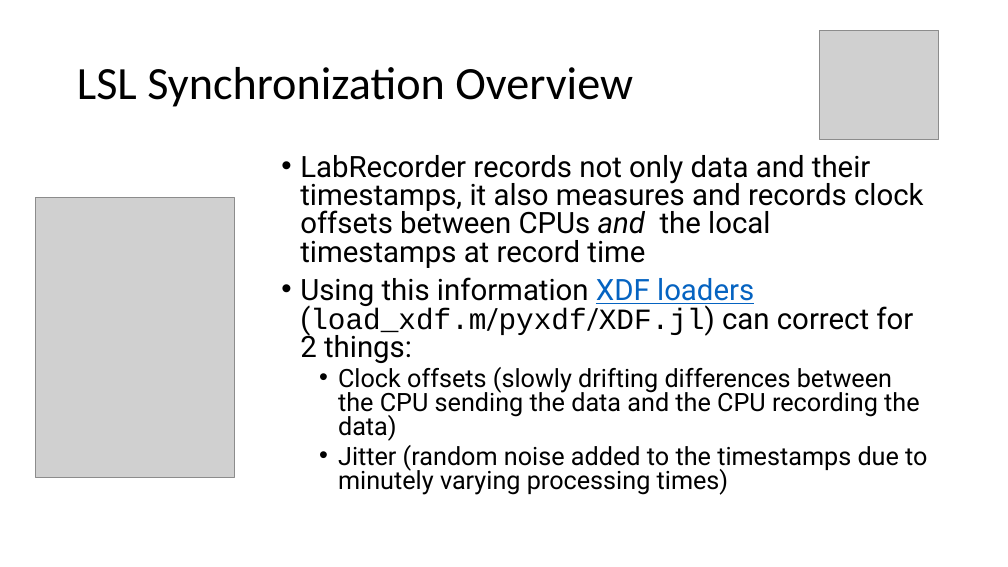
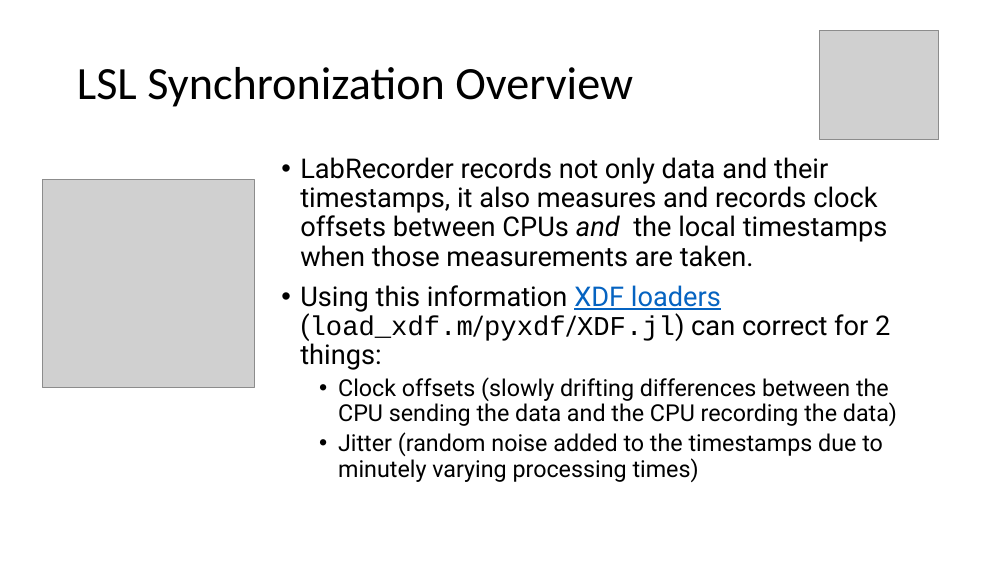
Before and after one commit to Diademics-Pty-Ltd/EEGLABWorkshop2021, a slide deck: slide 3 of 20210615-EEGLAB_workshop.pptx. Drawn at 1008x567 pixels with LibreOffice and Linux fonts; fonts in the diff are those of the drawing; grey boxes stand for pictures. Boxes give left, top, right and bottom in pixels: in the first picture for what was removed or moved away, otherwise in the second. Text is boxed around its words. In the diff, an @@ line names an element or a change of style, - is before the commit and + after.

```diff
--- a/20210615-EEGLAB_workshop.pptx
+++ b/20210615-EEGLAB_workshop.pptx
@@ text at [300,157,888,267]: text changed; size 28 to 25.9 pt @@
-• LabRecorder records not only data and their timestamps, it also measures and records clock offsets between CPUs and the local timestamps at record time
+• LabRecorder records not only data and their timestamps, it also measures and records clock offsets between CPUs and the local timestamps when those measurements are taken.
@@ picture: place and size @@
-picture at [36,197,234,478]
+picture at [42,180,255,387]
@@ text at [300,285,897,482]: size 28 to 25.9 pt in "Using this information XDF loaders (load_xdf.m/pyxdf/XDF.jl) ..."; size 24 to 22.2 pt in "Clock offsets (slowly drifting differences between the ...", "Jitter (random noise added to the timestamps ..."; line spacing 0.8 to 0.9 @@
```
Also in this commit, not shown: 5 other slides changed, 2 other files.
